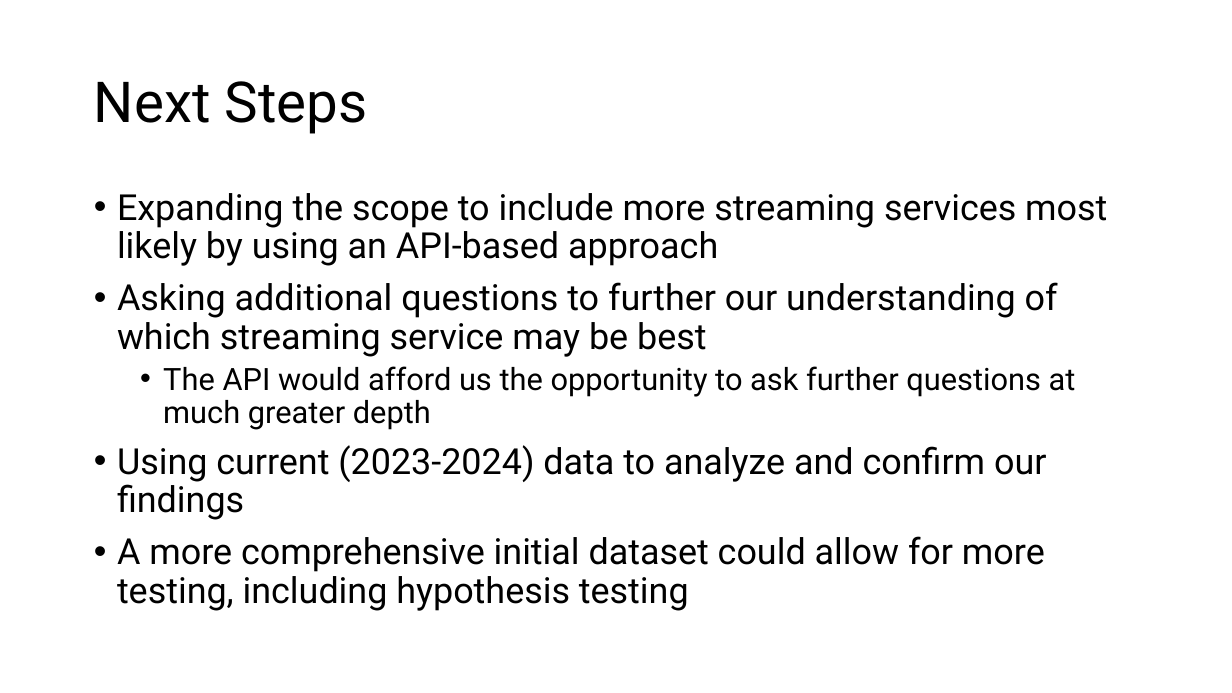
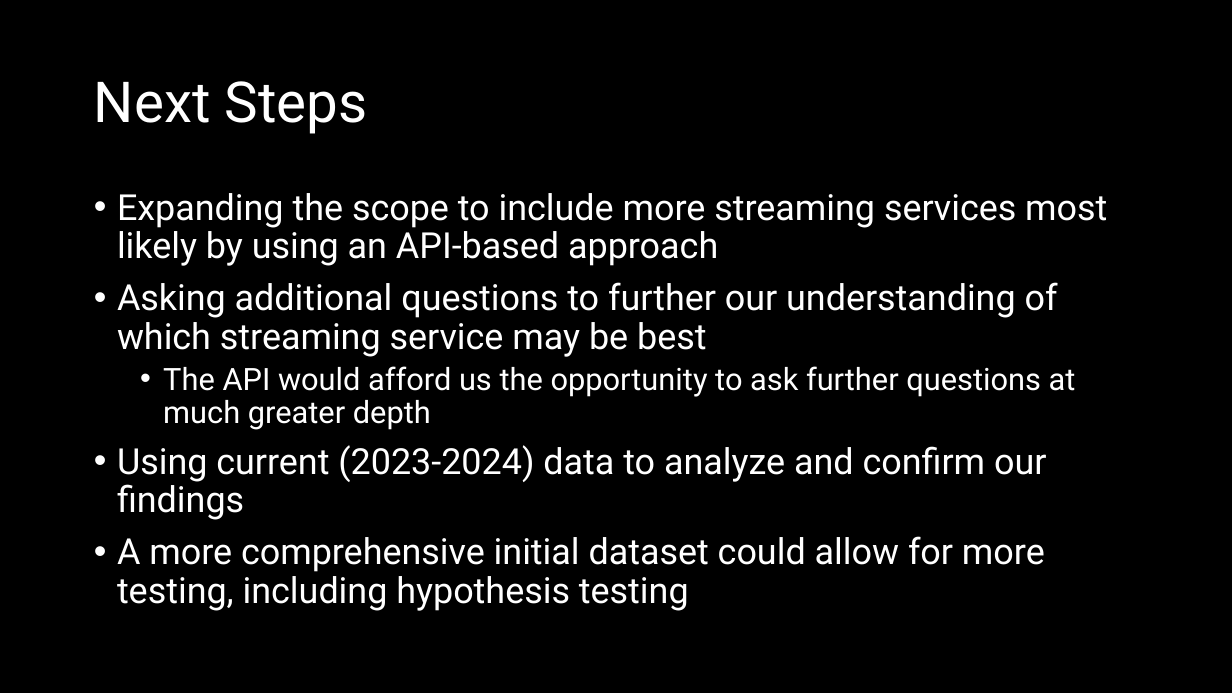
Before and after one commit to Christian-Albertini/UNC-Project-1, a slide deck: slide 25 of what_are_we_watching_tonight.pptx (slide 14 before the commit). Drawn at 1232x693 pixels with LibreOffice and Linux fonts; fonts in the diff are those of the drawing. Boxes give left, top, right and bottom in pixels: in the first picture for what was removed or moved away, otherwise in the second. Text is boxed around its words. In the diff, an @@ line names an element or a change of style, - is before the commit and + after.

```diff
--- a/what_are_we_watching_tonight.pptx
+++ b/what_are_we_watching_tonight.pptx
@@ background #FFFFFF to #000000 @@
@@ title "Next Steps" at box(94, 81, 368, 134): text colour #000000 to #FFFFFF @@
@@ text "Expanding the scope to include ..." at box(117, 193, 1107, 611): text colour #000000 to #FFFFFF @@
```
Also in this commit, not shown: 7 other slides changed, 17 slides added, 6 slides removed.
